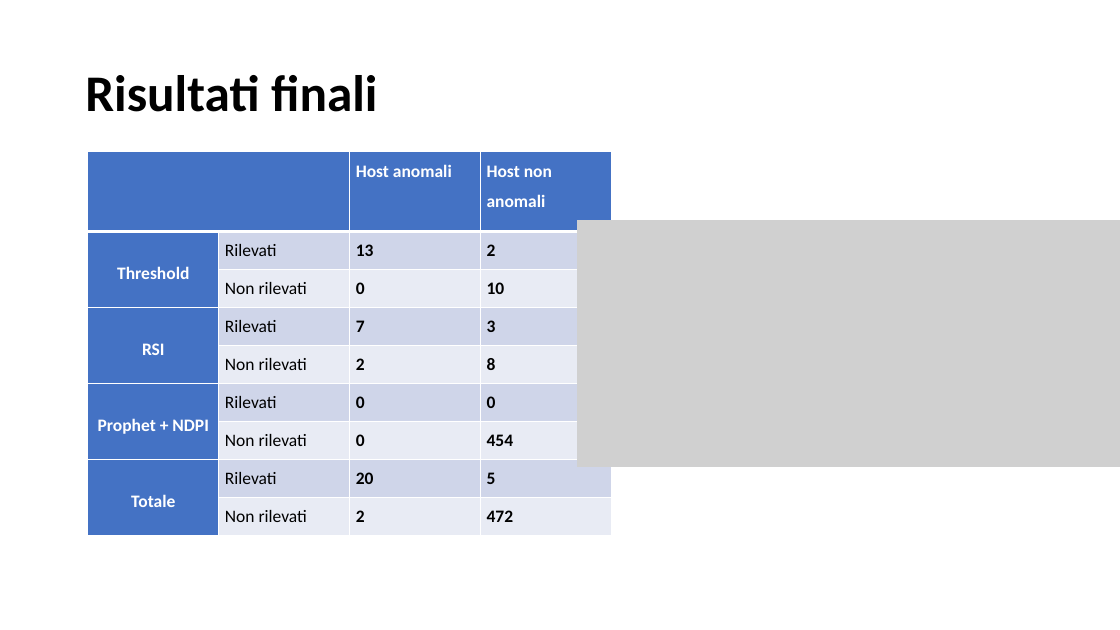
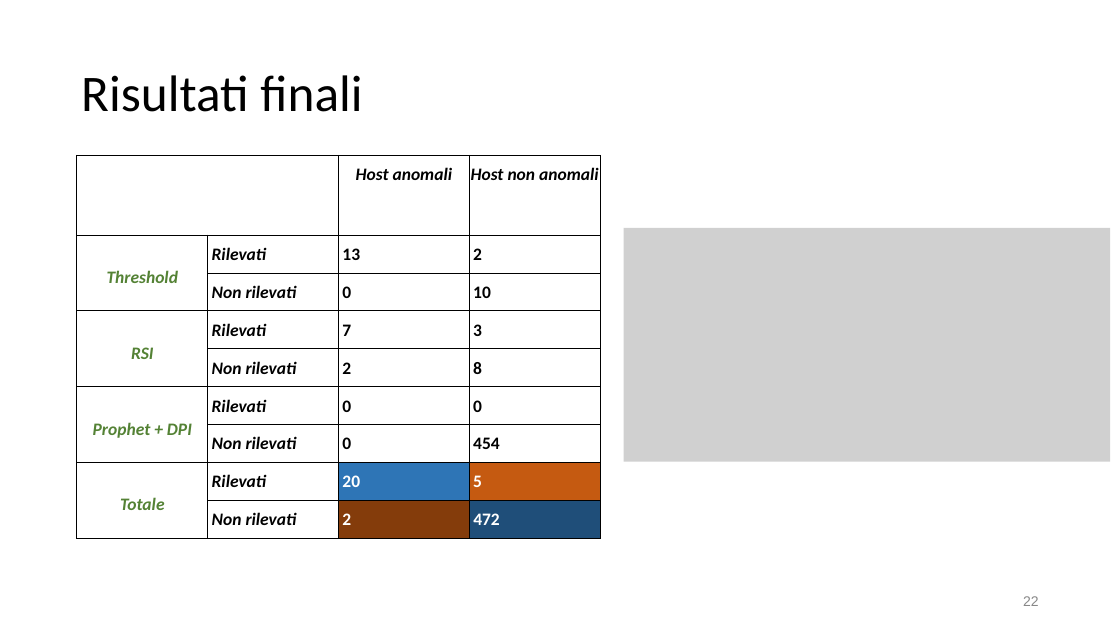
Before and after one commit to SalvatoreCostantino/Network-Time-Series-Analyzer, a slide deck: slide 22 of Tesi/slide tesi.pptx (slide 36 before the commit). Drawn at 1120x630 pixels with LibreOffice and Linux fonts; fonts in the diff are those of the drawing; grey boxes stand for pictures. Boxes give left, top, right and bottom in pixels: in the first picture for what was removed or moved away, otherwise in the second. Text is boxed around its words. In the diff, an @@ line names an element or a change of style, - is before the commit and + after.

```diff
--- a/Tesi/slide tesi.pptx
+++ b/Tesi/slide tesi.pptx
@@ title "Risultati finali" at (81,75,362,112): bold off @@
@@ table at (77,155,602,539) @@
-row 6, column 1: Prophet + NDPI
+row 6, column 1: Prophet + DPI
@@ fill #4472C4 to none in 7 cells @@
@@ fill #CFD5EA to none in 10 cells @@
@@ fill #E9EBF5 to none in 10 cells @@
@@ fill #CFD5EA to #2E75B6 in row 8, column 3 @@
@@ fill #CFD5EA to #C55A11 in row 8, column 4 @@
@@ fill #E9EBF5 to #843C0B in row 9, column 3 @@
@@ fill #E9EBF5 to #1F4E79 in row 9, column 4 @@
@@ text colour #FFFFFF to #000000 in "Host anomali", "Host non anomali" @@
@@ italic on in "Host anomali", "Host non anomali", "Threshold", "Rilevati" and 9 more places @@
@@ text colour #FFFFFF to #548235 in "Threshold", "RSI", "Totale" @@
@@ bold on in "Rilevati", "Non rilevati", "Rilevati", "Non rilevati" and 4 more places @@
@@ text colour #000000 to #FFFFFF in "20", "5", "2", "472" @@
@@ alignment justified to centre @@
@@ alignment left to centre @@
@@ borders changed @@
@@ table: place and size @@
-table at (88,152,613,536)
+table at (77,155,602,539)
@@ picture: place and size @@
-picture at (577,220,1120,467)
+picture at (624,228,1111,461)
@@ page number added at (1023,596,1039,606), 12 pt, text #888888 @@
+22
```
Also in this commit, not shown: 18 other slides changed, 6 slides added, 19 slides removed, 9 other files.
